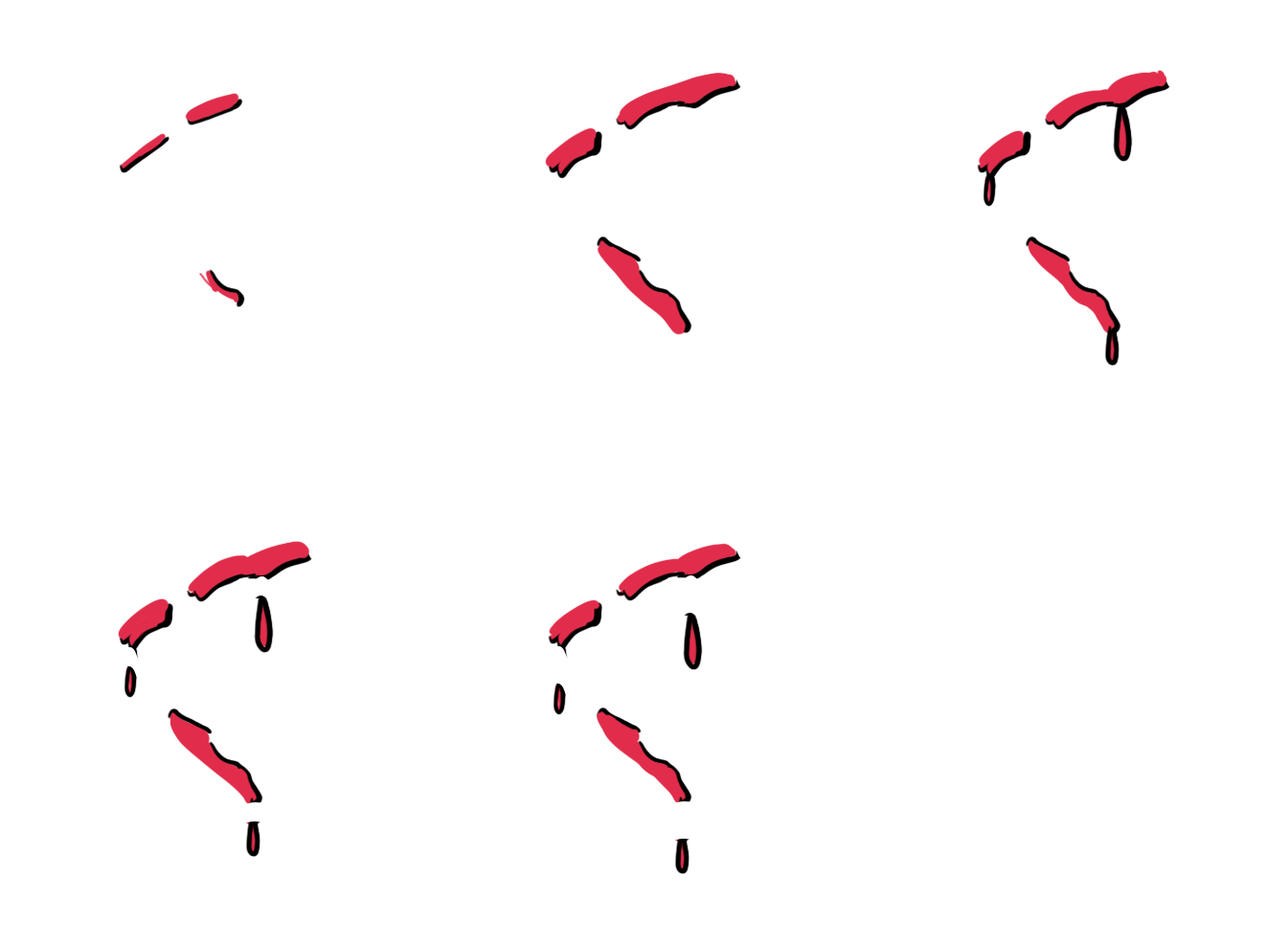
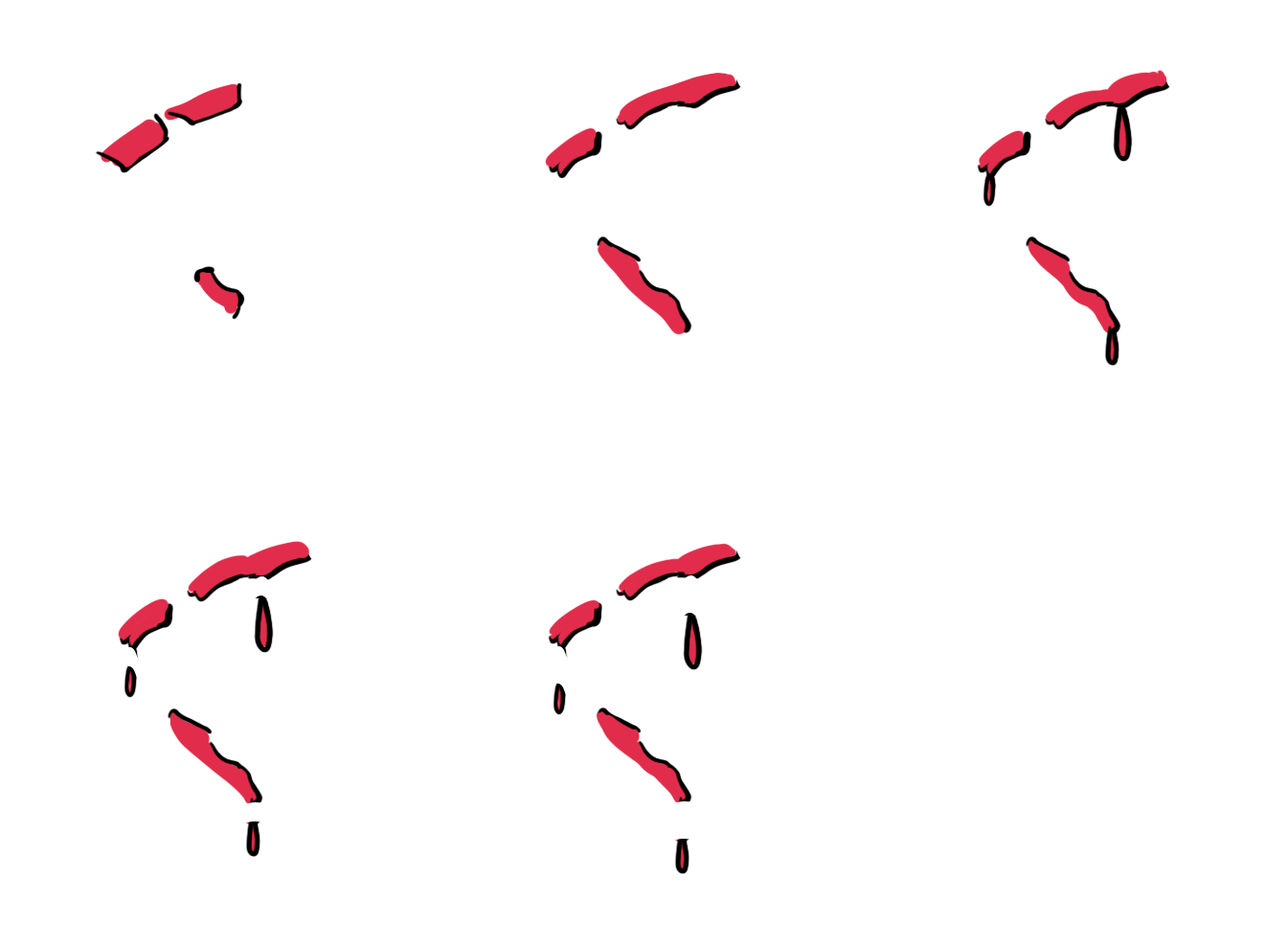
Layered file, before and after one edit (w=1287, h=944). Changes by layer:
painted on "Layer 1" over left=94, top=82, right=243, bottom=320
